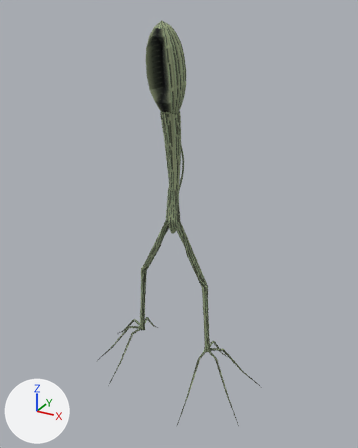
Before and after pictures for a commit that changed the FBX model Assets/Art/Creatures/Stalk/Meshes/SK_Creature_Stalk_B.fbx.
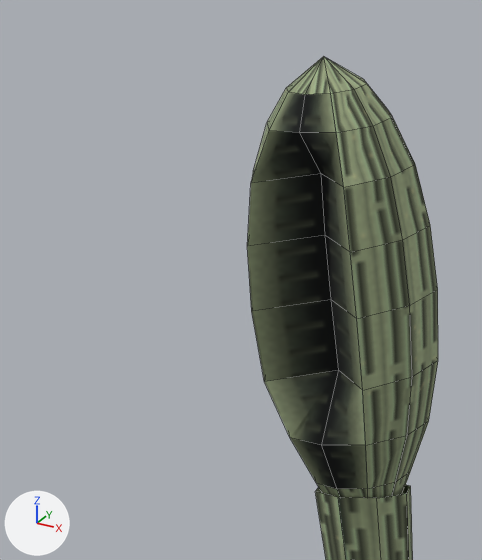
There are two pictures of each version: one whole from a 50 mm lens placed at (5.47, -9.65, 9.33), pointed at (0.15, 0.03, 4.5), one close up on the part from 26% to 55% of the width and 2% to 28% of the height. The lights are fixed; the arrows at lower left show +X, +Y and +Z. The first two pictures are the older version. The close-ups show mesh edges as thin lines. Where no turn or scale is listed for an object, it has been applied to the vertices. Vertices at exactly the same position are counted once.

Objects in the first close-up: 'SK_Creature_Stalk_B'.
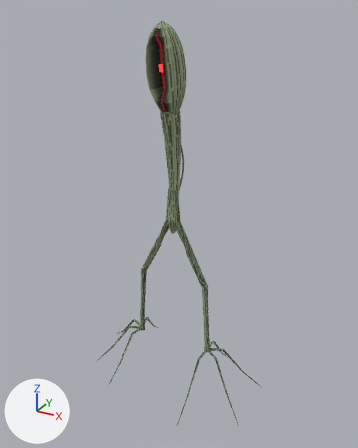
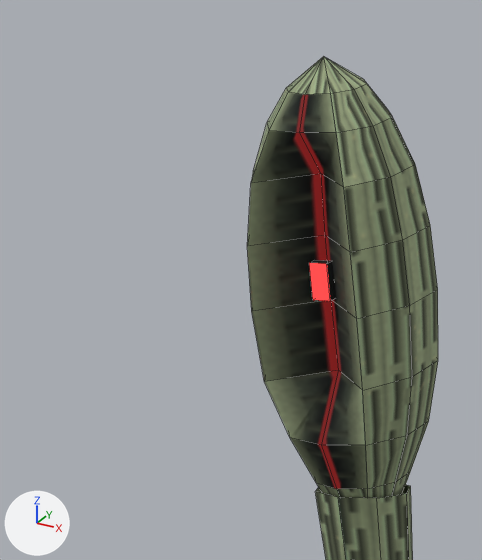
Diff of the bpy script that builds the scene:
```diff
--- a/Assets/Art/Creatures/Stalk/Meshes/SK_Creature_Stalk_B.fbx.py
+++ b/Assets/Art/Creatures/Stalk/Meshes/SK_Creature_Stalk_B.fbx.py
@@ img_t_creature_stalk_emission @@
+img_t_creature_stalk_emission = load_image('T_Creature_Stalk_Emission', '../Textures/T_Creature_Stalk_Emission.png', 512, 512, 'sRGB')
@@ mat_m_creature_stalk @@
 n0 = _N.new('ShaderNodeBsdfPrincipled'); n0.name = 'Principled BSDF'
 n0.inputs[2].default_value = 0.95  # 'Roughness'
+n0.inputs[28].default_value = 3.0  # 'Emission Strength'
 n1 = _N.new('ShaderNodeOutputMaterial'); n1.name = 'Material Output'
@@ mat_m_creature_stalk @@
 n2.image = img_t_creature_stalk_atlas
+n3 = _N.new('ShaderNodeTexImage'); n3.name = 'Image Texture.001'
+n3.image = img_t_creature_stalk_emission
 _L.new(n2.outputs[0], n0.inputs[0])  # 'Color' to 'Base Color'
 _L.new(n0.outputs[0], n1.inputs[0])  # 'BSDF' to 'Surface'
+_L.new(n3.outputs[0], n0.inputs[27])  # 'Color' to 'Emission Color'
@@ me_sk_creature_stalk_b @@
 # used by ob_sk_creature_stalk_b; location = (0.0, 0.0, 0.0)
 # verts and faces of me_sk_creature_stalk_b; kept vertices keep their numbers, new ones are numbered from 369
-me_sk_creature_stalk_b.from_pydata(...)  # 369 vertices, 320 faces; spans x -2.44..2.38, y -1.71..1.58, z -0.05..9.07
+me_sk_creature_stalk_b.from_pydata(...)  # 377 vertices, 325 faces; spans x -2.44..2.38, y -1.71..1.58, z -0.05..9.07
+# me_sk_creature_stalk_b part 1
+verts[369] = (-0.04, -0.46, 8.08)  # pixel (312, 299)
+verts[370] = (-0.04, -0.48, 8.24)  # pixel (309, 262)
+verts[371] = (-0.04, -0.41, 8.09)
+verts[372] = (-0.04, -0.43, 8.25)  # pixel (314, 259)
+for new, old in zip([*range(373, 377)], [*range(369, 373)]): verts[new] = verts[old] + (0.08, 0.0, 0.0)
+faces += [(369, 373, 374, 370), (369, 370, 372, 371), (373, 375, 376, 374), (369, 371, 375, 373), (370, 374, 376, 372)]
 me_sk_creature_stalk_b.materials.append(mat_m_creature_stalk)
```

Pixel boxes (x1, y1, x2, y2) of what changed, in the close-ups (482 x 560 px):
'SK_Creature_Stalk_B', surface changed, reshaped (black to red)
    both: (247, 56, 438, 560)
part 1 of me_sk_creature_stalk_b, added (red)
    after: (309, 260, 335, 301)
